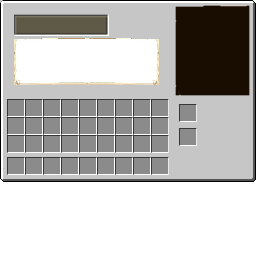
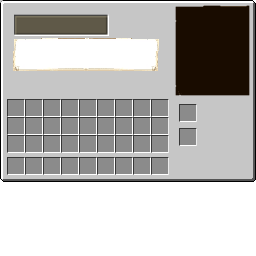
Two versions of the same layered image (256 × 256). Layer-by-layer changes:
added layer "Background" (4th of 5) above "Background" over [13, 51, 159, 85]
painted on "Background" (5th of 5) over [13, 51, 159, 85]
